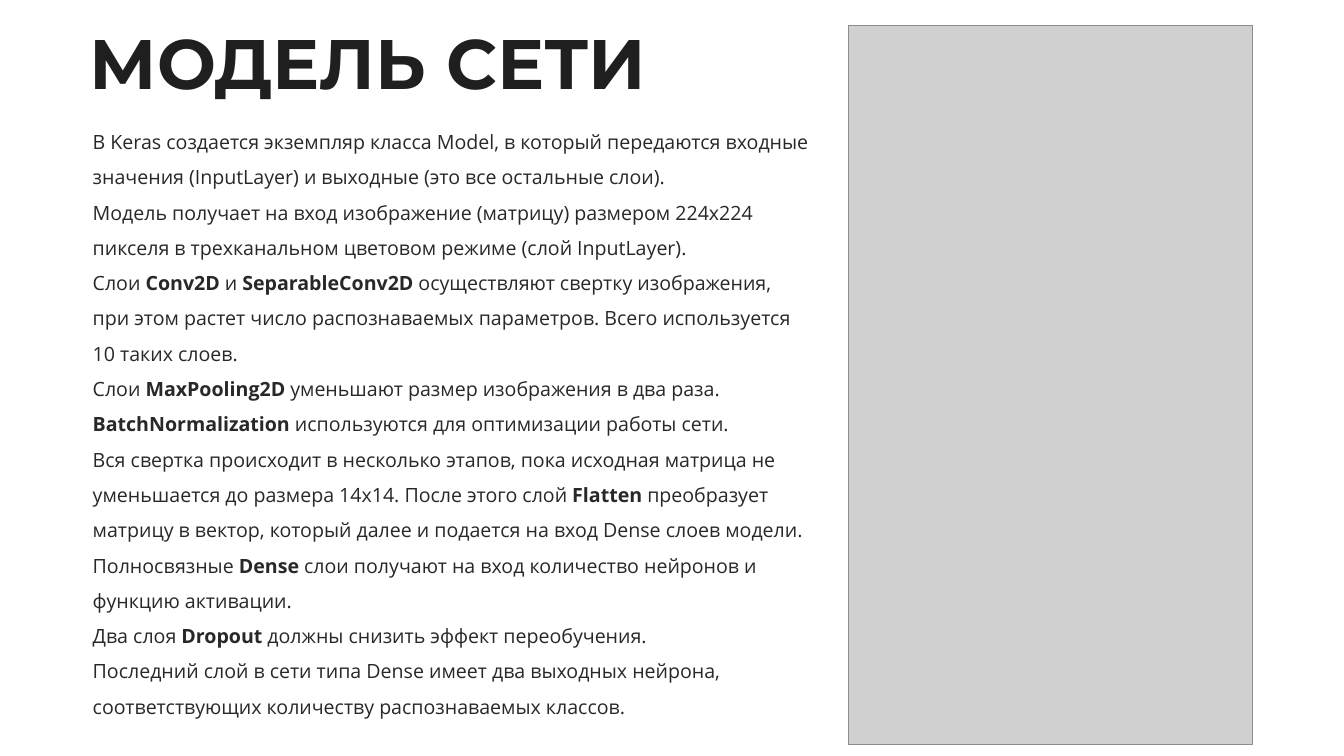
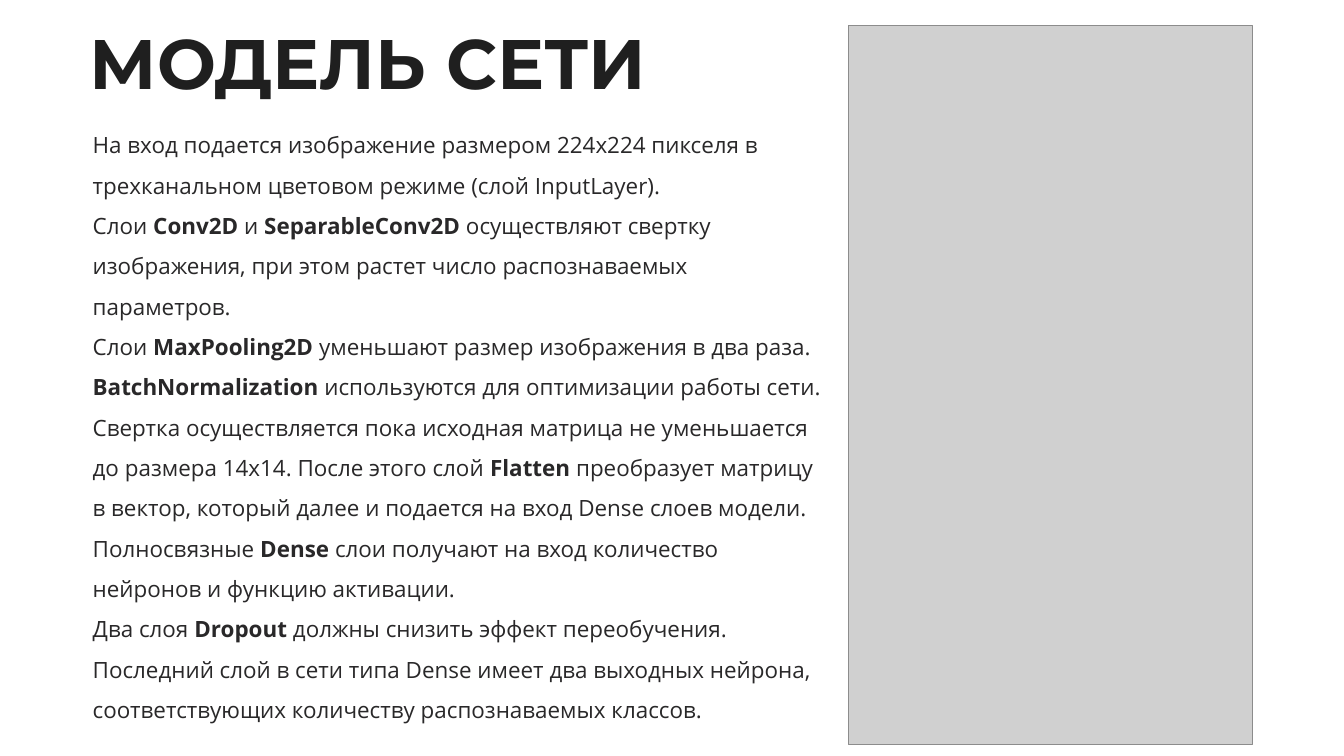
Before and after one commit to dsyt17/works, a slide deck: slide 12 of Курсовая Гончаров презентация.pptx (slide 13 before the commit). Drawn at 1344x756 pixels with LibreOffice and Linux fonts; fonts in the diff are those of the drawing; grey boxes stand for pictures. Boxes give left, top, right and bottom in pixels: in the first picture for what was removed or moved away, otherwise in the second. Text is boxed around its words. In the diff, an @@ line names an element or a change of style, - is before the commit and + after.

```diff
--- a/Курсовая Гончаров презентация.pptx
+++ b/Курсовая Гончаров презентация.pptx
@@ text at (93,136,758,320): text changed; size 28 to 32 pt @@
-В Keras создается экземпляр класса Model, в который передаются входные значения (InputLayer) и выходные (это все остальные слои).
-Модель получает на вход изображение (матрицу) размером 224x224 пикселя в трехканальном цветовом режиме (слой InputLayer).
-Слои Conv2D и SeparableConv2D осуществляют свертку изображения, при этом растет число распознаваемых параметров. Всего используется 10 таких слоев.
+На вход подается изображение размером 224x224 пикселя в трехканальном цветовом режиме (слой InputLayer).
+Слои Conv2D и SeparableConv2D осуществляют свертку изображения, при этом растет число распознаваемых параметров.
@@ text at (93,338,821,723): size 28 to 32 pt in "Слои MaxPooling2D уменьшают размер изображения в два ...", "BatchNormalization используются для оптимизации работы сети.", "Полносвязные Dense слои получают на вход количество ...", "Два слоя Dropout должны снизить эффект переобучения." and 1 more places @@
@@ text at (93,419,813,522): text changed; size 28 to 32 pt @@
-Вся свертка происходит в несколько этапов, пока исходная матрица не уменьшается до размера 14x14. После этого слой Flatten преобразует матрицу в вектор, который далее и подается на вход Dense слоев модели.
+Свертка осуществляется пока исходная матрица не уменьшается до размера 14x14. После этого слой Flatten преобразует матрицу в вектор, который далее и подается на вход Dense слоев модели.
```
Also in this commit, not shown: 5 other slides changed, 1 slide removed.
